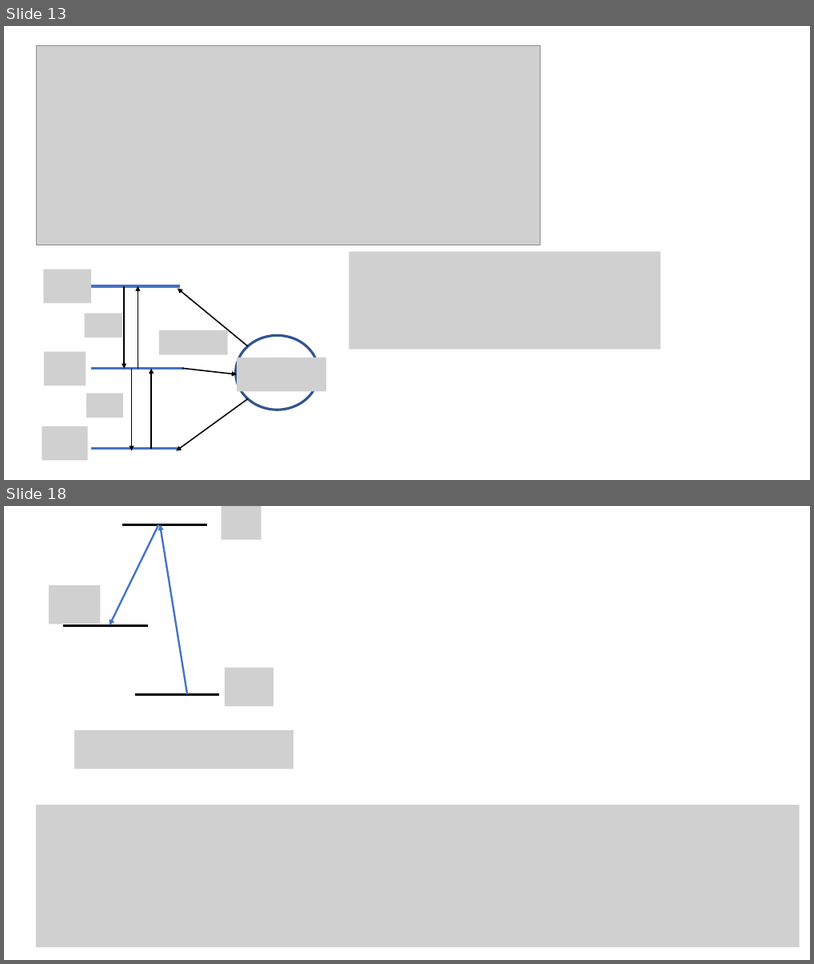
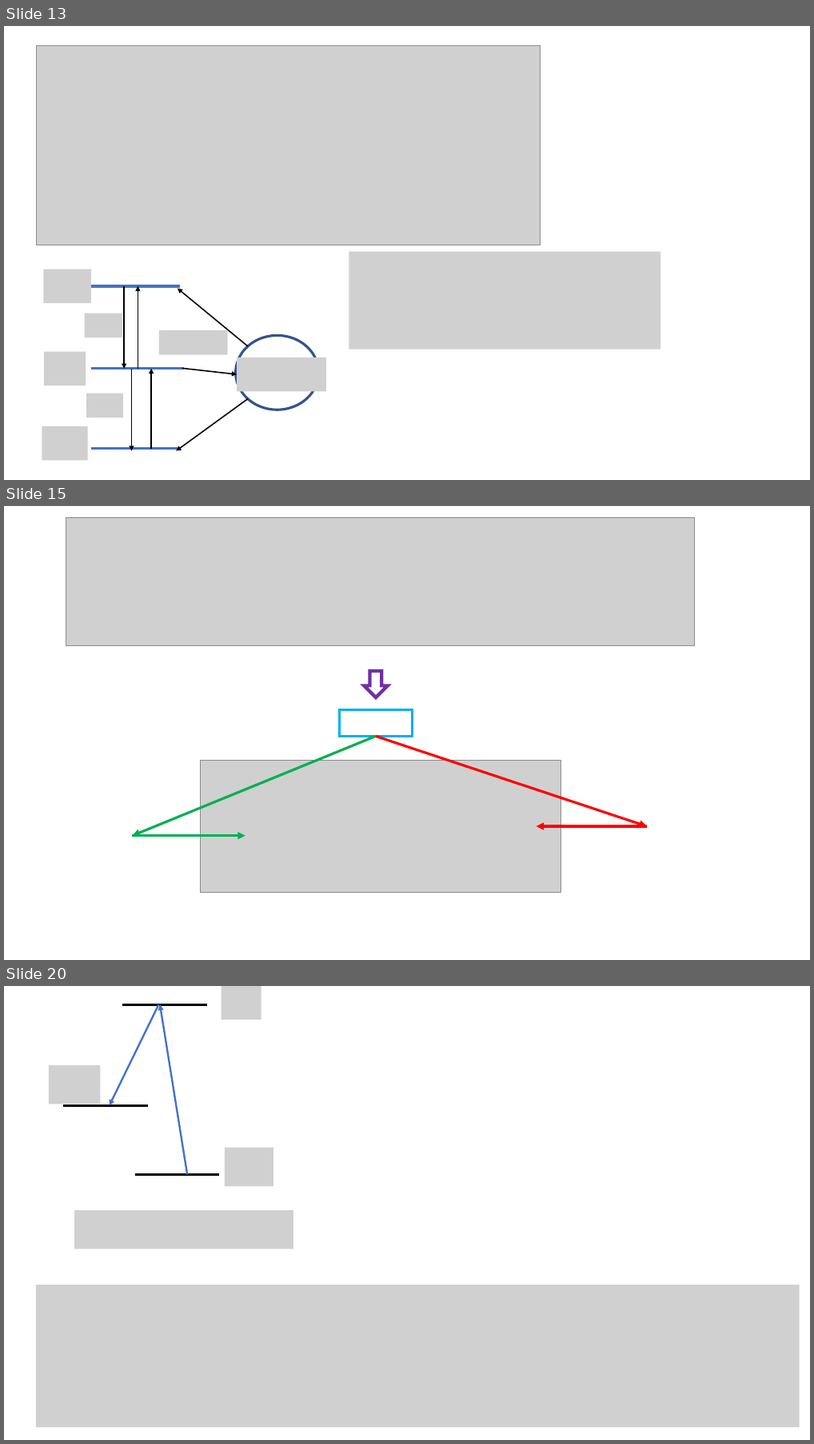
Before and after one commit to youjieyu888/circular-waveguide, a slide deck: 3-level.pptx. Shown one above the other, each under a label of ours: slides 13 and 18 before the commit, slides 13, 15 and 20 after it; the slides between them are not shown. The pictures are 814x964 and 814x1444 pixels, drawn with LibreOffice and Linux fonts; fonts in the diff are those of the drawing; grey boxes stand for pictures. Boxes give left, top, right and bottom in pixels: in the first picture for what was removed or moved away, otherwise in the second. Text is boxed around its words. In the diff, an @@ line names an element or a change of style, - is before the commit and + after.

```diff
--- a/3-level.pptx
+++ b/3-level.pptx
@@ slide 15 added at [4, 506, 810, 960], background #FFFFFF @@
@@ picture added at [66, 517, 695, 645] @@
@@ down arrow added at [365, 671, 388, 697], outline #7030A0 4 pt @@
@@ rectangle added at [340, 709, 412, 736], outline #00B0F0 3 pt @@
@@ arrow added from (376, 736) to (132, 836), #00B050 3 pt @@
@@ arrow added from (376, 736) to (647, 826), #FF0000 3 pt @@
@@ picture added at [200, 760, 561, 892] @@
@@ arrow added from (132, 836) to (246, 836), #00B050 3 pt @@
@@ arrow added from (647, 826) to (536, 826), #FF0000 3 pt @@
@@ what was slide 18 is now slide 20 @@
```
Also in this commit, not shown: 1 slide changed, 2 other slides added, 1 slide removed, 12 other files.
